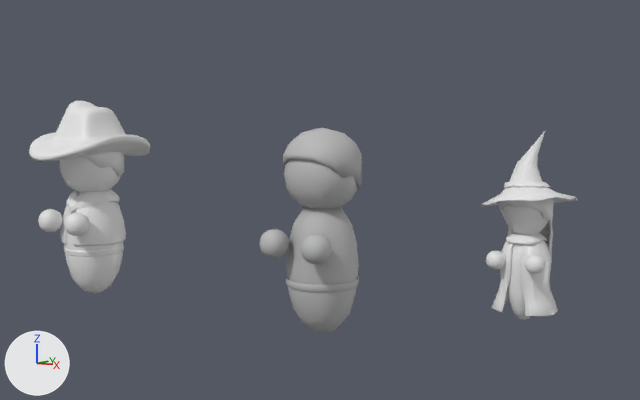
A saved change to the Blender file Assets/Blueprints/halloween_chiglets.blend.
Before and after are seen from a 50 mm camera at (14.5, -19.0, 6.8) aimed at (-4.3, 5.4, 3.4). Every picture has the same lights, and +X, +Y and +Z are marked at lower left.
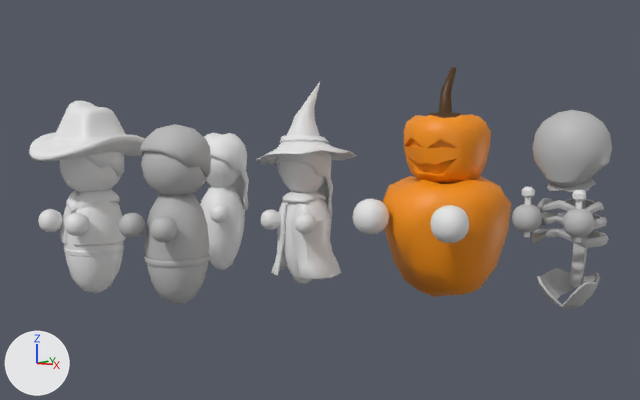
What changed in the scene script:
```text
Change ob_cube:
    ob_cube.location: (0.0, 0.01, 2.32) -> (-5.71, 0.01, 2.32)
Change ob_cube_007:
    ob_cube_007.location: (0.0, 0.01, 5.0) -> (-5.71, 0.01, 5.0)
Change ob_cube_010:
    ob_cube_010.location: (0.0, 13.08, 2.41) -> (-5.64, 6.27, 4.25)
Change ob_cube_011:
    ob_cube_011.location: (0.0, 13.08, 2.53) -> (-5.64, 6.27, 4.37)
Change ob_cube_012:
    ob_cube_012.location: (0.55, 12.12, 0.68) -> (-5.1, 5.32, 2.52)
Change ob_cube_013:
    ob_cube_013.location: (0.82, 12.12, 0.68) -> (-4.82, 5.32, 2.52)
Change ob_circle:
    ob_circle.location: (0.03, 13.11, 3.27) -> (-5.61, 6.31, 5.11)
Change ob_cube_009:
    ob_cube_009.location: (0.0, 13.08, 0.0) -> (-5.64, 6.27, 1.84)
Change ob_cube_014:
    ob_cube_014.location: (0.0, 13.08, 0.0) -> (-5.64, 6.27, 1.84)
Change ob_cube_015:
    ob_cube_015.location: (0.0, 13.02, 1.65) -> (-5.64, 6.22, 3.49)
Add ob_cube_034:
    ob_cube_034 = bpy.data.objects.new('Cube.034', me_cube_038)  # 98 vertices, 96 faces; spans x -0.84..0.84, y -1.67..0.01, z -0.84..0.84
    ob_cube_034.location = (1.44, 5.02, 3.13)
    ob_cube_034.scale = (0.692, 0.692, 0.692)
Add ob_cube_033:
    ob_cube_033 = bpy.data.objects.new('Cube.033', me_cube_037)  # 98 vertices, 96 faces; spans x -0.84..0.84, y -1.67..0.01, z -0.84..0.84
    ob_cube_033.location = (-1.44, 5.02, 3.13)
    ob_cube_033.scale = (0.692, 0.692, 0.692)
Add ob_cube_032:
    ob_cube_032 = bpy.data.objects.new('Cube.032', me_cube_028)  # 153 vertices, 144 faces; spans x -0.81..0.78, y -0.83..0.83, z -0.03..1.36; in mat_material_001 (picture img_pallette2_png)
    ob_cube_032.location = (0.0, 6.7, 0.47)
    ob_cube_032.scale = (2.63, 2.63, 2.85)
Add ob_circle_002:
    ob_circle_002 = bpy.data.objects.new('Circle.002', me_circle_002)  # 31 vertices, 30 faces; spans x -1.8..1.8, y -2.1..2.1, z 0.0..16.2
    ob_circle_002.location = (5.26, 4.9, 2.9)
    ob_circle_002.scale = (0.0898, 0.0898, 0.0898)
Add ob_circle_001:
    ob_circle_001 = bpy.data.objects.new('Circle.001', me_circle_002.copy())
    ob_circle_001.location = (3.73, 4.9, 2.9)
    ob_circle_001.scale = (0.0898, 0.0898, 0.0898)
Add ob_cube_030:
    ob_cube_030 = bpy.data.objects.new('Cube.030', me_cube_026)  # 242 vertices, 229 faces; spans x -0.91..0.89, y -0.92..0.93, z -0.04..2.36; in mat_material_001 (picture img_pallette2_png)
    ob_cube_030.location = (0.0, 6.7, 4.13)
    ob_cube_030.scale = (1.56, 1.56, 1.61)
Add ob_cube_031:
    ob_cube_031 = bpy.data.objects.new('Cube.031', me_cube_008.copy())  # the mesh of ob_cube_008
    ob_cube_031.parent = ob_cube_026
    ob_cube_031.location = (0.705, -1.185, 3.039)
Add ob_cube_026:
    ob_cube_026 = bpy.data.objects.new('Cube.026', me_cube_029)  # 508 vertices, 518 faces; spans x -1.01..1.01, y -0.98..1.01, z -1.88..1.98
    ob_cube_026.location = (4.48, 6.23, 2.66)
    ob_cube_026.scale = (1.09, 1.09, 1.09)
Add ob_cube_029:
    ob_cube_029 = bpy.data.objects.new('Cube.029', me_cube_002.copy())  # the mesh of ob_cube_002
    ob_cube_029.parent = ob_cube_026
    ob_cube_029.location = (0.705, -1.185, 3.039)
Add ob_cube_028:
    ob_cube_028 = bpy.data.objects.new('Cube.028', me_cube_030)  # 111 vertices, 112 faces; spans x -1.02..1.02, y -1.01..1.02, z -1.07..1.02; in mat_ganiel_face (grey #bcbcbc)
    ob_cube_028.location = (4.47, 6.23, 5.45)
    ob_cube_028.scale = (1.09, 1.09, 1.09)
Add ob_cube_027:
    ob_cube_027 = bpy.data.objects.new('Cube.027', me_cube_018.copy())  # the mesh of ob_cube_014
    ob_cube_027.location = (-9.93, 6.41, 1.84)
    ob_cube_027.scale = (0.993, 0.993, 2.12)
Add ob_cube_025:
    ob_cube_025 = bpy.data.objects.new('Cube.025', me_cube_024.copy())  # the mesh of ob_cube_024
    ob_cube_025.location = (-9.11, 5.45, 2.52)
    ob_cube_025.scale = (0.441, 0.441, 0.441)
Add ob_cube_005:
    ob_cube_005 = bpy.data.objects.new('Cube.005', me_cube_012.copy())  # the mesh of ob_cube_011
    ob_cube_005.location = (-9.93, 6.41, 4.37)
    ob_cube_005.scale = (1.16, 1.16, 1.16)
Add ob_cube_004:
    ob_cube_004 = bpy.data.objects.new('Cube.004', me_cube_010.copy())  # the mesh of ob_cube_010
    ob_cube_004.location = (-9.93, 6.41, 4.25)
    ob_cube_004.scale = (1.16, 1.16, 1.16)
```

Location of each change, [x1, y1, x2, y2] in pixels of the pictures (640 x 400 px):
'Cube', moved
    before: [286, 207, 359, 334]
    after: [145, 193, 209, 305]
'Cube.032', added (orange)
    after: [383, 176, 511, 297]
'Cube.030', added (orange)
    after: [404, 67, 491, 184]
'Cube.009', moved
    before: [492, 234, 558, 317]
    after: [271, 198, 341, 279]
'Cube.028', added
    after: [532, 110, 612, 187]
'Cube.001', moved
    before: [284, 159, 358, 209]
    after: [141, 151, 207, 195]
'Cube.007', moved
    before: [283, 128, 362, 188]
    after: [140, 124, 211, 177]
'Circle', moved
    before: [482, 131, 577, 207]
    after: [256, 80, 357, 164]
'Cube.026', added
    after: [531, 177, 609, 309]
'Cube.027', added
    after: [200, 186, 245, 271]
'Cube.010', moved
    before: [502, 205, 549, 236]
    after: [278, 161, 325, 193]
'Cube.011', moved
    before: [499, 198, 554, 258]
    after: [275, 151, 333, 218]
'Cube.014', moved
    before: [507, 244, 531, 320]
    after: [283, 202, 312, 284]
'Cube.005', added
    after: [204, 133, 249, 210]
'Cube.008', moved
    before: [301, 234, 332, 264]
    after: [150, 216, 177, 242]
'Cube.002', moved
    before: [259, 229, 289, 258]
    after: [119, 213, 145, 238]
'Cube.034', added
    after: [430, 205, 469, 243]
'Cube.033', added
    after: [353, 199, 389, 234]
'Cube.003', moved
    before: [286, 276, 359, 292]
    after: [144, 254, 210, 268]
'Cube.031', added
    after: [563, 208, 594, 237]
'Cube.015', moved
    before: [506, 232, 547, 245]
    after: [282, 191, 326, 203]
'Cube.029', added
    after: [512, 204, 542, 232]
'Cube.004', added
    after: [206, 156, 241, 187]
'Cube.013', moved
    before: [525, 255, 545, 274]
    after: [295, 213, 316, 234]
'Cube.012', moved
    before: [486, 251, 506, 269]
    after: [260, 210, 280, 230]
'Cube.025', added
    after: [210, 204, 230, 223]
'Circle.002', added
    after: [572, 190, 586, 242]
'Circle.001', added
    after: [521, 187, 535, 237]
